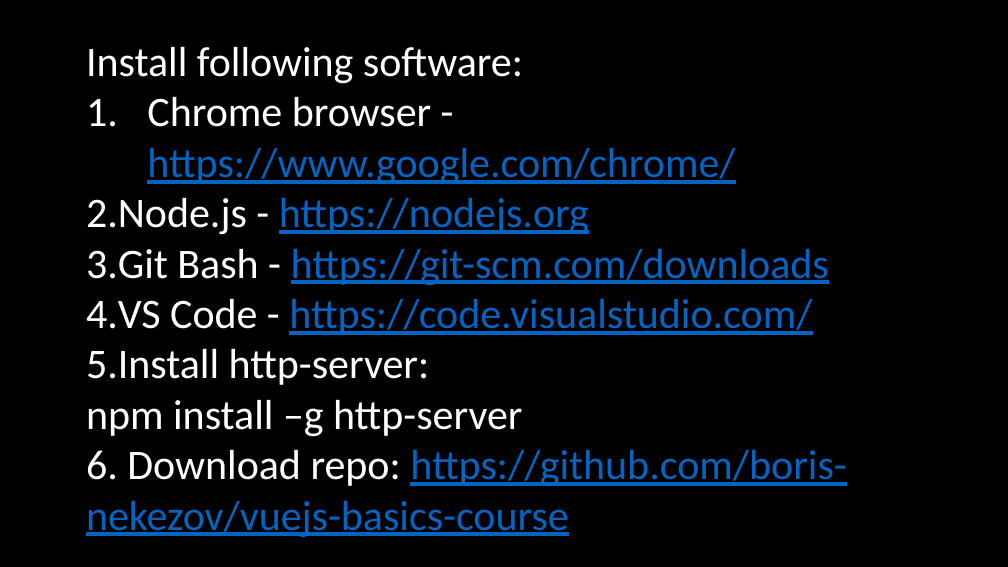
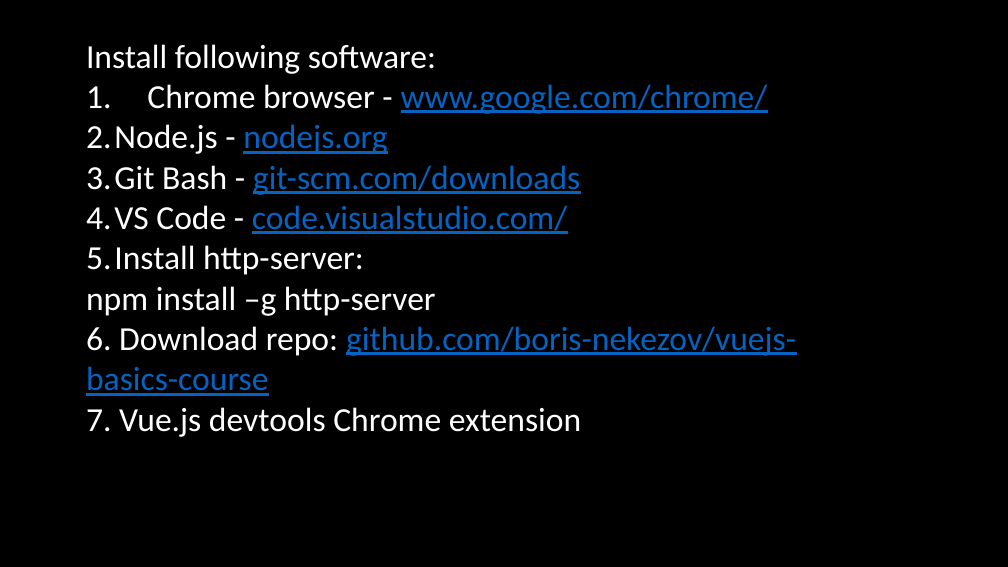
Before and after one commit to boris-nekezov/vuejs-basics-course, a slide deck: slide 1 of 1-dom-manipulation/VueJS Basics Course - Part 1 DOM Manipulation.pptx. Drawn at 1008x567 pixels with LibreOffice and Linux fonts; fonts in the diff are those of the drawing. Boxes give left, top, right and bottom in pixels: in the first picture for what was removed or moved away, otherwise in the second. Text is boxed around its words. In the diff, an @@ line names an element or a change of style, - is before the commit and + after.

Commit message:
Add other prepeared apps and files for the course

```diff
--- a/1-dom-manipulation/VueJS Basics Course - Part 1 DOM Manipulation.pptx
+++ b/1-dom-manipulation/VueJS Basics Course - Part 1 DOM Manipulation.pptx
@@ text at [86,44,436,316]: size 40 to 32 pt in "Install following software:", "Install http-server:", "npm install –g http-server" @@
@@ text at [86,84,768,234]: text changed; size 40 to 32 pt @@
-1. Chrome browser - https://www.google.com/chrome/
-2. Node.js - https://nodejs.org
-3. Git Bash - https://git-scm.com/downloads
-4. VS Code - https://code.visualstudio.com/
+1. Chrome browser - www.google.com/chrome/
+2. Node.js - nodejs.org
+3. Git Bash - git-scm.com/downloads
+4. VS Code - code.visualstudio.com/
@@ text at [86,326,796,437]: text changed; size 40 to 32 pt; text colour #0563C1 to #FFFFFF @@
-6. Download repo: https://github.com/boris-nekezov/vuejs-basics-course
+6. Download repo: github.com/boris-nekezov/vuejs-basics-course
+7. Vue.js devtools Chrome extension
```
Also in this commit, not shown: 33 other files.
